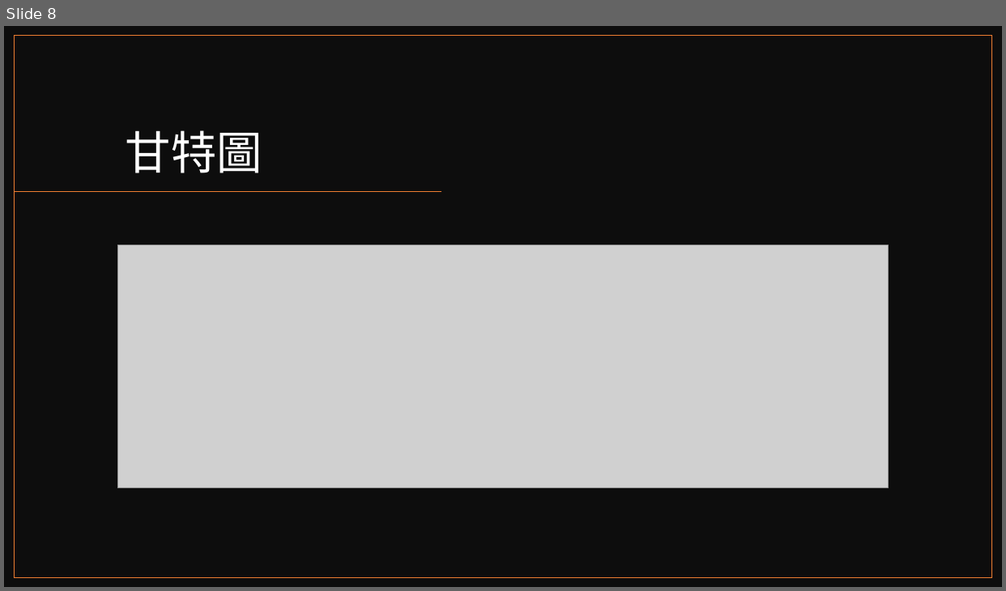
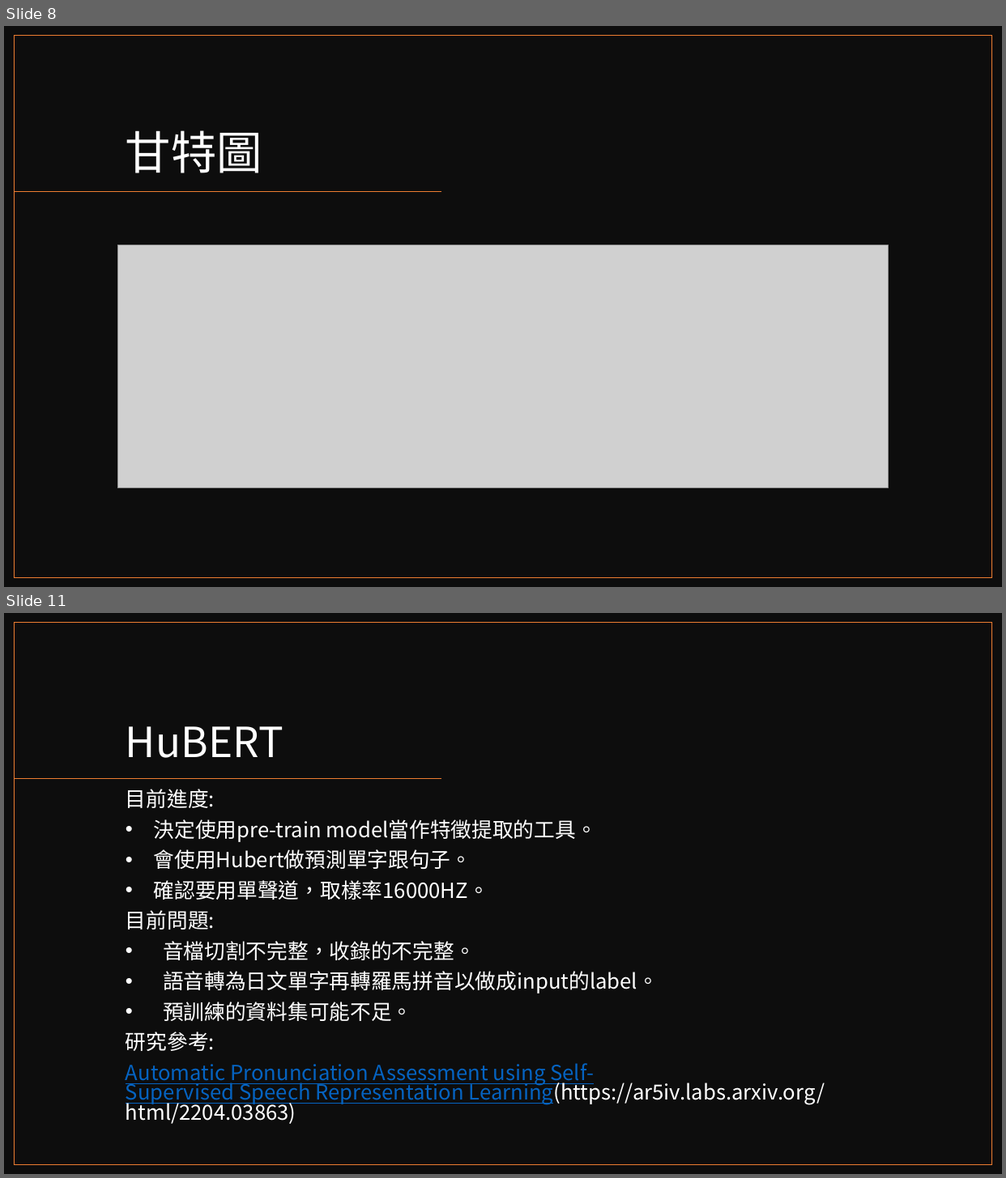
Before and after one commit to reworld223/Japanese-Speech-Assessment, a slide deck: 日語發音矯正系統.pptx. Shown one above the other, each under a label of ours: slide 8 before the commit, slides 8 and 11 after it; the slides between them are not shown. The pictures are 1006x591 and 1006x1178 pixels, drawn with LibreOffice and Linux fonts; fonts in the diff are those of the drawing; grey boxes stand for pictures. Boxes give left, top, right and bottom in pixels: in the first picture for what was removed or moved away, otherwise in the second. Text is boxed around its words. In the diff, an @@ line names an element or a change of style, - is before the commit and + after.

```diff
--- a/日語發音矯正系統.pptx
+++ b/日語發音矯正系統.pptx
@@ slide 11 added at <box>4,613,1002,1174</box>, background #FFFFFF @@
@@ rectangle added at <box>4,613,1002,1174</box>, fill #0D0D0D @@
@@ rectangle added at <box>15,623,992,1165</box>, outline #ED7D31 1 pt @@
@@ title added at <box>126,726,283,758</box>, 40 pt, text #FFFFFF @@
+HuBERT
@@ line added from (442, 779) to (15, 779), #ED7D31 1 pt @@
@@ text added at <box>126,789,825,1124</box>, 20 pt, text #FFFFFF @@
+目前進度:
+• 決定使用pre-train model當作特徵提取的工具。
+• 會使用Hubert做預測單字跟句子。
+• 確認要用單聲道，取樣率16000HZ。
+目前問題:
+• 音檔切割不完整，收錄的不完整。
+• 語音轉為日文單字再轉羅馬拼音以做成input的label。
+• 預訓練的資料集可能不足。
+研究參考:
+Automatic Pronunciation Assessment using Self-Supervised Speech Representation Learning(https://ar5iv.labs.arxiv.org/html/2204.03863)
```
Also in this commit, not shown: 2 slides changed, 13 other slides added, 1 other file.
